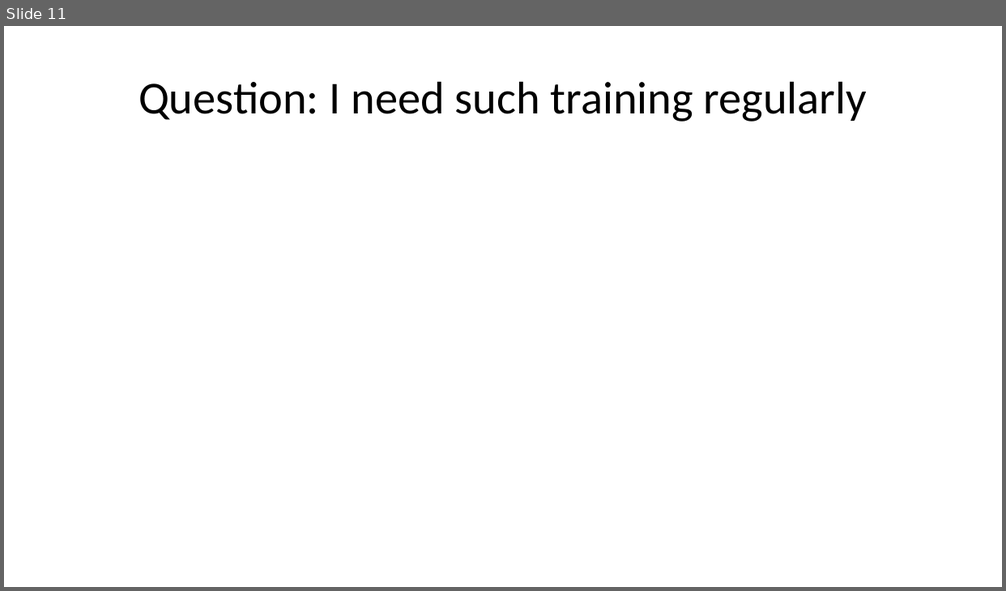
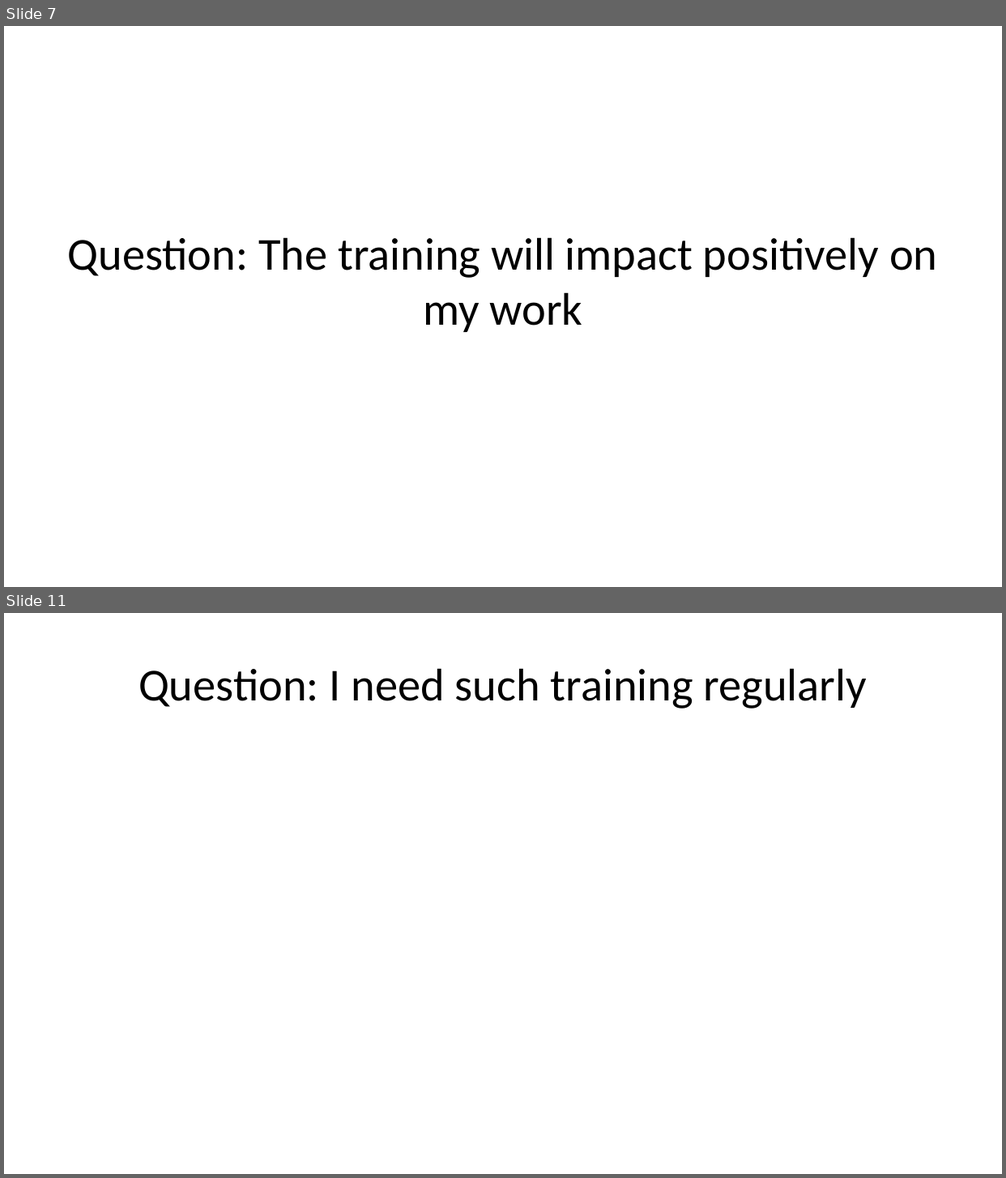
Before and after one commit to Harry6234/Data-Analyis-on-Refresher-Training, a slide deck: data_report.pptx. Shown one above the other, each under a label of ours: slide 11 before the commit, slides 7 and 11 after it; the slides between them are not shown. The pictures are 1006x591 and 1006x1178 pixels, drawn with LibreOffice and Linux fonts; fonts in the diff are those of the drawing. Boxes give left, top, right and bottom in pixels: in the first picture for what was removed or moved away, otherwise in the second. Text is boxed around its words. In the diff, an @@ line names an element or a change of style, - is before the commit and + after.

```diff
--- a/data_report.pptx
+++ b/data_report.pptx
@@ slide 7 added at [4,26,1002,587], background #FFFFFF @@
@@ title added at [67,237,937,332], 33 pt, text #000000 @@
+Question: The training will impact positively on my work
```
Also in this commit, not shown: 5 slides changed, 18 other slides added, 4 slides removed, 2 other files.
